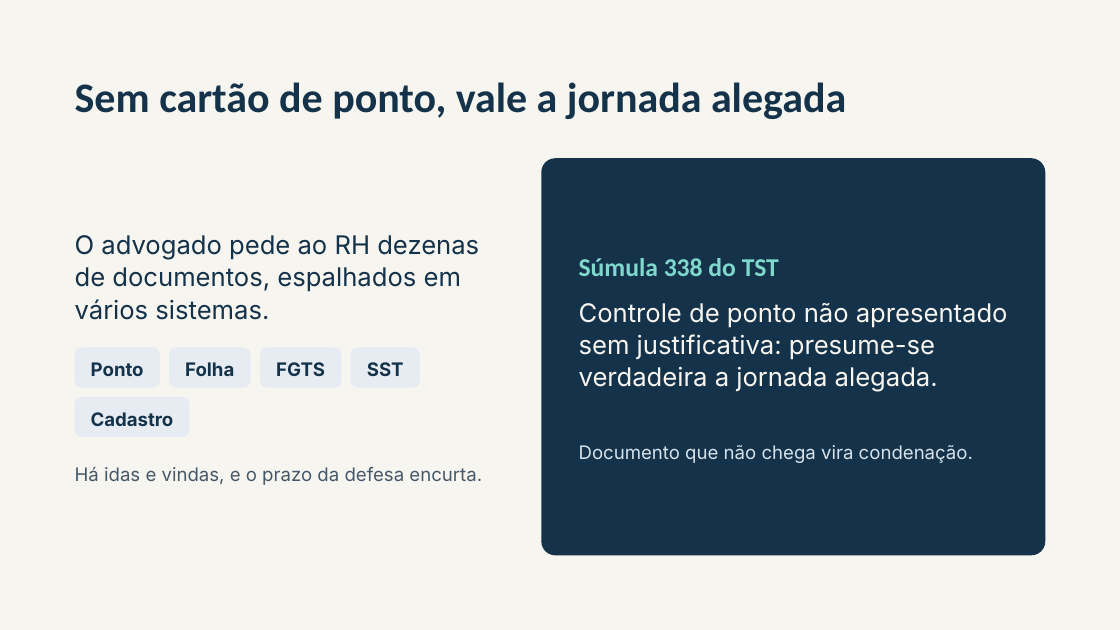
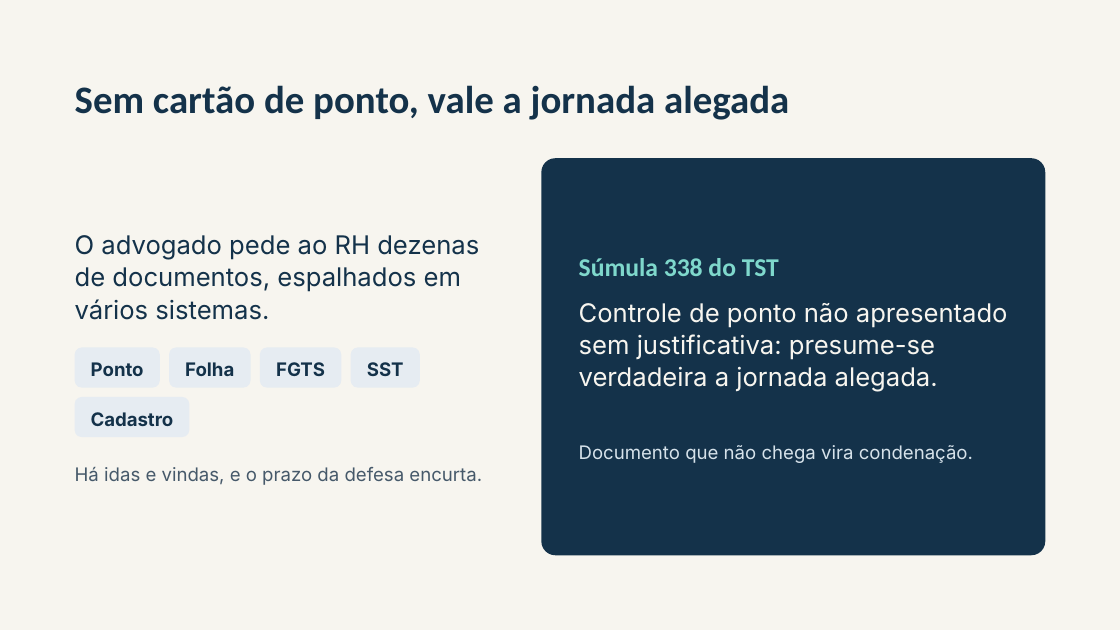
Before and after one commit to hugo-ryanf/subsidia, a slide deck: slide 3 of Subsídia Pitch.pptx. Drawn at 1120x630 pixels with LibreOffice and Linux fonts; fonts in the diff are those of the drawing. Boxes give left, top, right and bottom in pixels: in the first picture for what was removed or moved away, otherwise in the second. Text is boxed around its words. In the diff, an @@ line names an element or a change of style, - is before the commit and + after.

```diff
--- a/Subsídia Pitch.pptx
+++ b/Subsídia Pitch.pptx
@@ title "Sem cartão de ponto, vale ..." at [75, 85, 789, 120]: size 36 to 33.3 pt @@
```
Also in this commit, not shown: 2 other slides changed, 1 slide removed.
